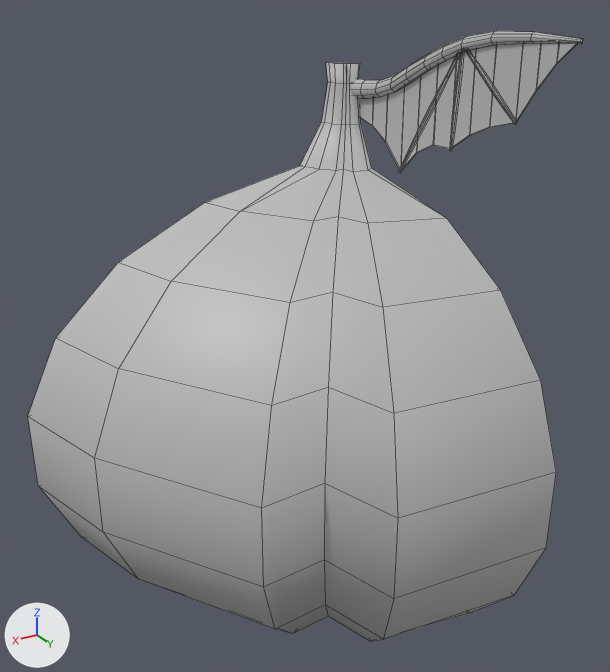
The FBX model Assets/Meshes/Ingredients/Ingredient_Pumpkin_Quarter.fbx: old version first, new version second.
The view is the same before and after, from a camera (50 mm lens) standing at (0.417, 0.751, 0.469) and looking at (-0.048, -0.025, 0.081). Lighting does not change. The marker at lower left points along +X, +Y and +Z. Mesh edges are drawn as thin lines. Where no turn or scale is listed for an object, it has been applied to the vertices.

The first picture shows 'Pumpkin_Quarter'.
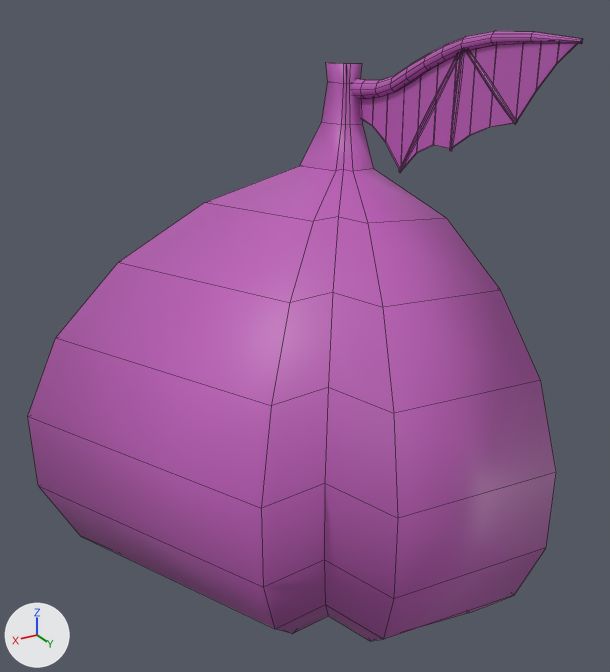
The newer file is also rescaled (x0.74), turned or shifted as a whole; pictures and numbers use the older file's frame.

What differs and where, as boxes [x1, y1, x2, y2] in the pictures (610 x 672 px):
part 1 of me_mesh, cut back
    before: [28, 39, 582, 629]
    after: [28, 39, 582, 628]
part 2 of me_mesh, recoloured (grey to pink)
    both: [262, 31, 581, 641]

Edits to the bpy script that builds the scene:
```text
Add mat_food_03:
    mat_food_03 = principled_material('Food_03')
    mat_food_03.base_color = (0.5, 0.112, 0.47)  # pink #bc5eb6
Change me_mesh:
    used by ob_pumpkin_quarter; location = (0.0, 0.0, 0.0)
    remove me_mesh.from_pydata(...)  # 334 vertices, 327 faces; spans x -0.237..0.234, y -0.229..0.204, z -0.415..0.415
    add me_mesh.from_pydata(...)  # 314 vertices, 277 faces; spans x -0.237..0.234, y -0.229..0.204, z -0.415..0.415
    me_mesh part 1
    24 vertices are removed from x -0.237..0.193, y -0.224..-0.089, z -0.383..0.361
    76 faces are deleted
    4 vertices are added at (-0.237, -0.162, 0.23), (-0.237, -0.191, 0.285), (-0.237, -0.199, 0.336), (-0.237, -0.196, 0.361)
    26 new faces join them
    me_mesh part 2: 251 faces spanning x -0.237..0.234, y -0.229..0.204, z -0.415..0.415 switch from mat_lambert1 (grey #bcbcbc) to mat_food_03 (pink #bc5eb6)
```
